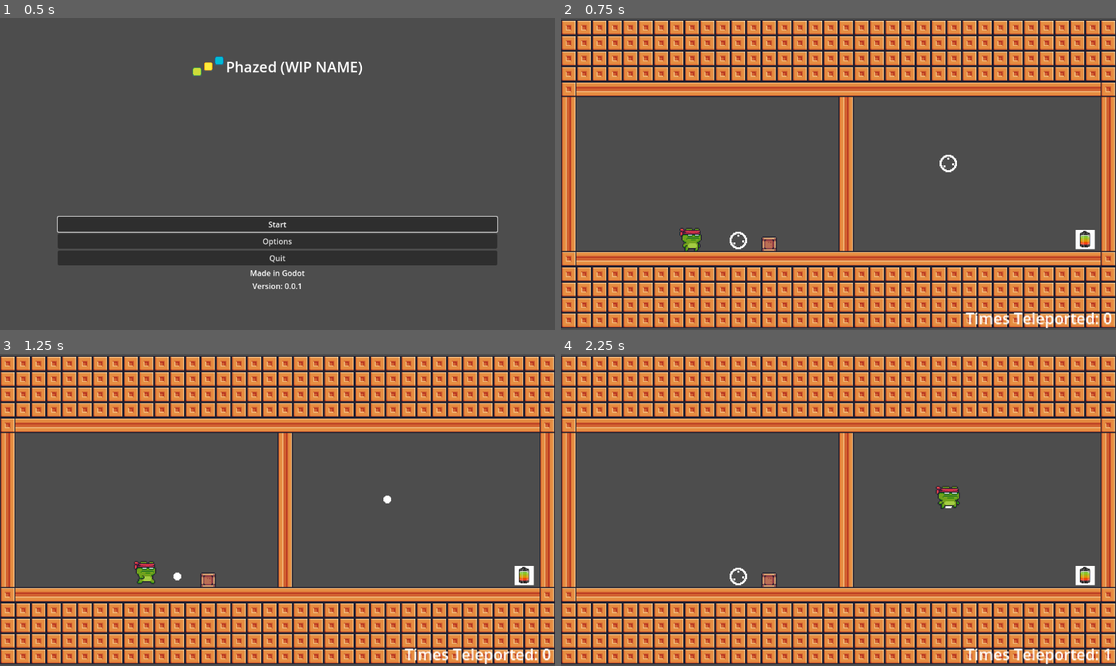
Above: before the commit, frames 1-4 (two rows, left to right).
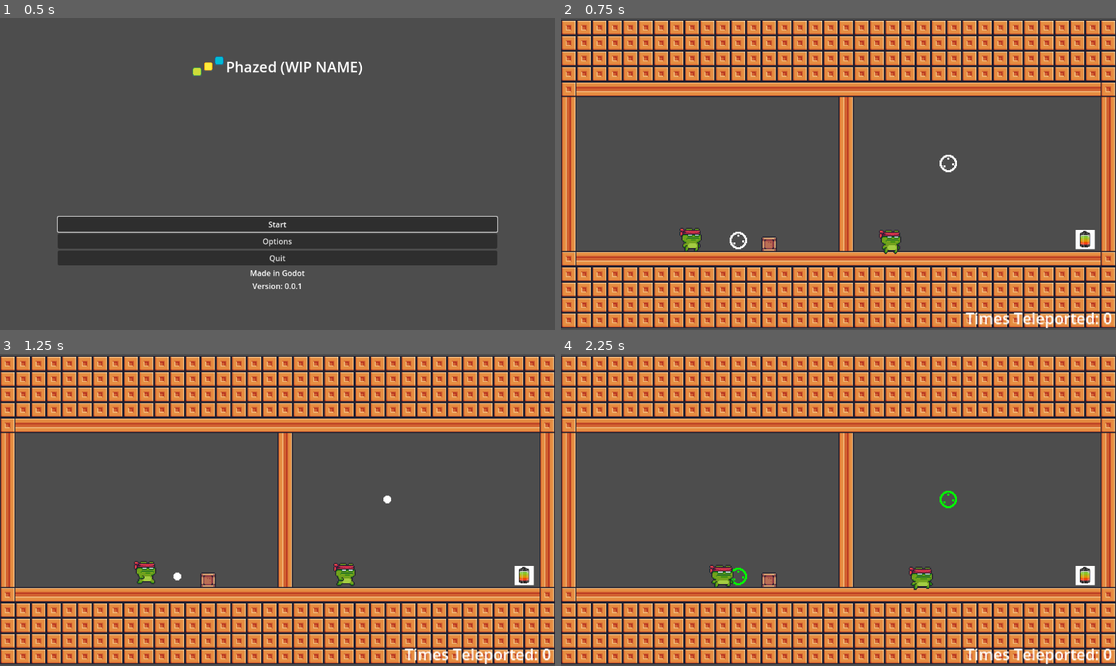
Above: after the commit, the same moments.

Repository: DoubleTrio/phazed
Game: Godot game, scene res://Scenes/Menu/main_menu.tscn
Same seed, same stepped clock (60 frames per second), same inputs: the game is played once before the commit and once after it.
Inputs (mouse positions are in pixels of both pictures, inside the frame that each line leads up to):
- Up to frame 1 (0.5 s): no input
- Up to frame 2 (0.75 s): click "Start" at 0.5 s
- Up to frame 3 (1.25 s): no input
- Up to frame 4 (2.25 s): move the mouse to (738, 575) at 1.27 s; hold Right (right) 1.28-2.03 s; click (738, 575) at 1.42 s; move the mouse to (949, 500) at 2.02 s; hold Down (down) from 2.03 s (still down); click (949, 500) at 2.17 s

Frame 1 is identical in both runs. In frame 2, 0.2% of the frame differs, in the area x 57-62%, y 67-76%; in frame 3, 0.2%; in frame 4, 0.9%, in the area x 26-100%, y 42-99%.

Commit message:
all 5 main event added, BeforeAction, Action, AfterAction, OnMapTurnStart, OnMapTurnEnd

Diff:
--- a/Scenes/Levels/level1.tscn
+++ b/Scenes/Levels/level1.tscn
@@ -265,39 +265,46 @@
 
 [node name="Level1" type="Node2D"]
 
-[node name="WorldScene" parent="." instance=ExtResource("1_b2xkf")]
+[node name="LevelScene" parent="." instance=ExtResource("1_b2xkf")]
 position = Vector2(-159, -31)
 game_stats = ExtResource("2_x7krn")
 on_map_turn_end_scripts = Array[ExtResource("3_o7t8h")]([ExtResource("4_r2rwj")])
 
-[node name="TeleportManager" parent="WorldScene" instance=ExtResource("5_bw0ui")]
+[node name="TeleportManager" parent="LevelScene" instance=ExtResource("5_bw0ui")]
 position = Vector2(159, 31)
 
-[node name="teleporter" parent="WorldScene/TeleportManager" instance=ExtResource("3_8ccsu")]
+[node name="teleporter" parent="LevelScene/TeleportManager" instance=ExtResource("3_8ccsu")]
 position = Vector2(-104, 69)
 
-[node name="teleporter2" parent="WorldScene/TeleportManager" instance=ExtResource("3_8ccsu")]
+[node name="teleporter2" parent="LevelScene/TeleportManager" instance=ExtResource("3_8ccsu")]
 position = Vector2(114, -11)
 
-[node name="TileMapLayer" type="TileMapLayer" parent="WorldScene"]
+[node name="TileMapLayer" type="TileMapLayer" parent="LevelScene"]
 position = Vector2(159, 31)
 tile_map_data = PackedByteArray("AADu/wUAAAAMAAkAAADv/wUAAAANAAgAAADw/wUAAAANAAgAAADx/wUAAAANAAgAAADy/wUAAAANAAgAAADz/w …(6160 unchanged characters)…
 tile_set = SubResource("TileSet_si7v6")
 
-[node name="Entities" type="Node2D" parent="WorldScene"]
+[node name="Entities" type="Node2D" parent="LevelScene"]
 position = Vector2(159, 31)
 
-[node name="Character" parent="WorldScene/Entities" instance=ExtResource("1_s7weo")]
+[node name="Character2" parent="LevelScene/Entities" instance=ExtResource("1_s7weo")]
+position = Vector2(54, 73)
+
+[node name="Character" parent="LevelScene/Entities" instance=ExtResource("1_s7weo")]
 position = Vector2(-153, 71)
 
-[node name="Temporary (Remove Later)" type="Node" parent="WorldScene"]
-
-[node name="Box" parent="WorldScene/Temporary (Remove Later)" instance=ExtResource("8_qr4iq")]
+[node name="Temporary (Remove Later)" type="Node" parent="LevelScene"]
+
+[node name="Box" parent="LevelScene/Temporary (Remove Later)" instance=ExtResource("8_qr4iq")]
 position = Vector2(-72, 73)
 
-[node name="Battery" parent="WorldScene/Temporary (Remove Later)" instance=ExtResource("5_olpbs")]
+[node name="Battery" parent="LevelScene/Temporary (Remove Later)" instance=ExtResource("5_olpbs")]
 position = Vector2(256, 68)
 scale = Vector2(0.02, 0.02)
+
+[node name="Camera2D" type="Camera2D" parent="LevelScene"]
+position = Vector2(159, 31)
+zoom = Vector2(2, 2)
 
 [node name="UI" type="Control" parent="."]
 layout_mode = 3
@@ -322,6 +329,3 @@
 grow_horizontal = 1
 grow_vertical = 1
 scale = Vector2(0.5, 0.5)
-
-[node name="Camera2D" type="Camera2D" parent="."]
-zoom = Vector2(2, 2)
--- a/Scripts/Entities/battery.gd
+++ b/Scripts/Entities/battery.gd
@@ -1,11 +1,9 @@
 extends Area2D
 
-@onready var character: Area2D = $"../Character"
-@onready var end_screen = $"../EndScreen"
-
+@export var end_screen: Control;
 
 func _on_area_entered(area: Area2D) -> void:
 	queue_free()
-	character.timer.paused = true
-	character.sprite.play("idle")
-	end_screen.visible = true
+	#character.timer.paused = true
+	#character.sprite.play("idle")
+	#end_screen.visible = true
--- a/Scripts/Entities/entity.gd
+++ b/Scripts/Entities/entity.gd
@@ -4,31 +4,41 @@
 
 @onready var active_effects: ActiveEffect = ActiveEffect.new()
 
+@export var on_before_action_scripts: Array[EntityEvent] = []
 @export var on_action_scripts: Array[EntityEvent] = []
-
-@export var before_map_turn_start_scripts: Array[EntityEvent] = []
+@export var on_after_action_scripts: Array[EntityEvent] = []
 @export var on_map_turn_start_scripts: Array[EntityEvent] = []
 @export var on_map_turn_end_scripts: Array[EntityEvent] = []
 
+signal finished_before_action()
 signal finished_action()
-signal finished_on_turn_end()
-signal finished_on_map_turn_end()
+signal finished_after_action()
+signal finished_map_turn_start()
+signal finished_map_turn_end()
 
 signal enter_detect_area(area: DetectAreaComponent)
 
 @onready var _components_dict = {}
 
+func _ready():
+	_init_components_dict()
+	_insert_into_priority()
 
-func _ready():
+func _init_components_dict():
 	for component in get_children():
-		_components_dict[component.name]  = component
+		_components_dict[component.name] = component
+
+func _insert_into_priority():
+	for priority_event: EntityEvent in on_before_action_scripts:
+		active_effects.on_before_action_queue.insert(priority_event.priority, priority_event)
+	for priority_event: EntityEvent in on_action_scripts:
+		active_effects.on_action_queue.insert(priority_event.priority, priority_event)
+	for priority_event: EntityEvent in on_after_action_scripts:
+		active_effects.on_after_action_queue.insert(priority_event.priority, priority_event)
 	for priority_event: EntityEvent in on_map_turn_start_scripts:
 		active_effects.on_map_turn_start_queue.insert(priority_event.priority, priority_event)
 	for priority_event: EntityEvent in on_map_turn_end_scripts:
 		active_effects.on_map_turn_end_queue.insert(priority_event.priority, priority_event)
-	for priority_event: EntityEvent in on_action_scripts:
-		active_effects.on_action_queue.insert(priority_event.priority, priority_event)
-
 
 #var is_invincible = false :
 	#set(value):
@@ -43,24 +53,37 @@
 func get_component(component: String):
 	return _components_dict[component]
 
-func before_action(level_scene: LevelScene):
-	print("before_action")
-	print("TODO: implement")
+func before_action(level_scene: LevelScene, level_context: LevelContext):
+	await get_tree().create_timer(0.001).timeout
+	var pq = active_effects.on_before_action_queue.merge_with(level_scene.active_effects.on_before_action_queue)
+	for script: EntityEvent in pq.get_queue():
+		await script.apply(level_scene, self, level_context)
 
-func action(level_scene: LevelScene):
-	var context: LevelContext = LevelContext.new()
-	for script: EntityEvent in active_effects.on_action_queue.get_queue():
-		await script.apply(level_scene, self, context)
+	finished_before_action.emit()
+
+
+func action(level_scene: LevelScene, level_context: LevelContext):
+	await get_tree().create_timer(0.001).timeout
+	var pq = active_effects.on_action_queue.merge_with(level_scene.active_effects.on_action_queue)
+	for script: EntityEvent in pq.get_queue():
+		await script.apply(level_scene, self, level_context)
 	finished_action.emit()
 
-func on_turn_end(level_scene: LevelScene):
-	var context: LevelContext = LevelContext.new()
-	for script: EntityEvent in active_effects.on_turn_end.get_queue():
-		await script.apply(level_scene, self, context)
-	finished_on_turn_end.emit()
+func after_action(level_scene: LevelScene, level_context: LevelContext):
+	await get_tree().create_timer(0.001).timeout
+	var pq = active_effects.on_after_action_end.merge_with(level_scene.active_effects.on_after_action_end)
+	for script: EntityEvent in pq.get_queue():
+		await script.apply(level_scene, self, level_context)
+	finished_after_action.emit()
 
-func on_map_turn_end(level_scene: LevelScene):
-	var context: LevelContext = LevelContext.new()
+func map_turn_start(level_scene: LevelScene, level_context: LevelContext):
+	await get_tree().create_timer(0.001).timeout
+	for script: EntityEvent in active_effects.on_map_turn_start_queue.get_queue():
+		await script.apply(level_scene, self, level_context)
+	finished_map_turn_start.emit()
+
+func map_turn_end(level_scene: LevelScene, level_context: LevelContext):
+	await get_tree().create_timer(0.001).timeout
 	for script: EntityEvent in active_effects.on_map_turn_end_queue.get_queue():
-		await script.apply(level_scene, self, context)
-	finished_on_map_turn_end.emit()
+		await script.apply(level_scene, self, level_context)
+	finished_map_turn_end.emit()
--- a/Scripts/Utils/priority_queue.gd
+++ b/Scripts/Utils/priority_queue.gd
@@ -378,40 +378,25 @@
 
 		# Put items of both queues into a new list
 		# Create new queue with those items and return that queue
-
-		var list = []
-		var own_queue = get_queue()
-		var other_queue = priority_queue.get_queue()
-
-		# Loop through own entries
-		var length_own = own_queue.size() - 1
-		var length_other = other_queue.size() - 1
-		var i = max(length_own, length_other)
-		while (i >= 0):
-
-			if (i < length_own):
-
-				if (own_queue[i] != null):
-
-					list.append(own_queue[i])
-
-			if (i < length_other):
-
-				if (other_queue[i] != null):
-
-					list.append(other_queue[i])
-
-			i -= 1
-
-		var queue = DS.PriorityQ.new(list, set_maintain_min)
+		#
+		#var list = []
+		#var own_queue = get_queue()
+		#var other_queue = priority_queue.get_queue()
+		#
+		#list += own_queue
+		#list += other_queue
+
+
+
+
+		var queue = DS.PriorityQ.new([], set_maintain_min)
+
+		for element in array:
+			if element != null:
+				queue.insert(element[0], element[1])
+
+		for element in priority_queue.array:
+			if element != null:
+				queue.insert(element[0], element[1])
 
 		return queue
-
-	#var test_queue: DS.PriorityQ  = DS.PriorityQ.new([]) as DS.PriorityQ
-	#test_queue.insert(1, "cheese")
-	#test_queue.insert(3, "pancake")
-	#test_queue.insert(2, "apple")
-	#var array = test_queue.get_queue()
-	#
-	#for element in array:
-		#print(element)
--- a/Scripts/active_effect.gd
+++ b/Scripts/active_effect.gd
@@ -1,6 +1,8 @@
 class_name ActiveEffect
 
+
+var on_before_action_queue: DS.PriorityQ = DS.PriorityQ.new([])
 var on_action_queue: DS.PriorityQ = DS.PriorityQ.new([])
+var on_after_action_end: DS.PriorityQ = DS.PriorityQ.new([])
 var on_map_turn_start_queue: DS.PriorityQ = DS.PriorityQ.new([])
 var on_map_turn_end_queue: DS.PriorityQ = DS.PriorityQ.new([])
-var on_action_end: DS.PriorityQ = DS.PriorityQ.new([])
--- a/Scripts/game_stats.tres
+++ b/Scripts/game_stats.tres
@@ -4,4 +4,4 @@
 
 [resource]
 script = ExtResource("1_in65t")
-total_times_teleported = 0
+total_times_teleported = 1
--- a/Scripts/level_scene.gd
+++ b/Scripts/level_scene.gd
@@ -12,8 +12,10 @@
 
 
 @export var game_stats: GameStats
-@export var before_map_turn_start_scripts: Array[EntityEvent] = []
-@export var on_turn_end_scripts: Array[EntityEvent] = []
+
+@export var on_before_action_scripts: Array[EntityEvent] = []
+@export var on_action_scripts: Array[EntityEvent] = []
+@export var on_after_action_scripts: Array[EntityEvent] = []
 @export var on_map_turn_start_scripts: Array[EntityEvent] = []
 @export var on_map_turn_end_scripts: Array[EntityEvent] = []
 
@@ -21,12 +23,17 @@
 
 var times_teleported = 0
 
-signal all_actions_finished()
-signal end_turn_actions_finished()
+signal before_actions_finished()
+signal actions_finished()
+signal after_actions_finished()
+
+signal start_map_turn_finished()
+signal end_map_turn_finished()
 
 var timer = Timer.new()
 
 func _ready() -> void:
+	_insert_into_priority()
 	LevelEvents.on_teleport.connect(_on_teleport)
 	add_child(timer)
 	timer.set_autostart(true)
@@ -35,9 +42,17 @@
 	timer.start()
 	for children: Entity in ent.get_children():
 		entities.append(children)
+
+
+func _insert_into_priority():
+	for priority_event: EntityEvent in on_before_action_scripts:
+		active_effects.on_before_action_queue.insert(priority_event.priority, priority_event)
+	for priority_event: EntityEvent in on_action_scripts:
+		active_effects.on_action_queue.insert(priority_event.priority, priority_event)
+	for priority_event: EntityEvent in on_after_action_scripts:
+		active_effects.on_after_action_queue.insert(priority_event.priority, priority_event)
 	for priority_event: EntityEvent in on_map_turn_start_scripts:
 		active_effects.on_map_turn_start_queue.insert(priority_event.priority, priority_event)
-		#
 	for priority_event: EntityEvent in on_map_turn_end_scripts:
 		active_effects.on_map_turn_end_queue.insert(priority_event.priority, priority_event)
 
@@ -48,44 +63,49 @@
 
 func tick():
 	timer.paused = true
+
 	var context: LevelContext = LevelContext.new()
+	await wait_all_map_starts(context)
+	await wait_all_before_actions(context)
 	await wait_all_actions(context)
-
-	# TODO Wait all events
+	await wait_all_after_actions(context)
+	await wait_all_map_ends(context)
+	timer.paused = false
 
 
+
+func wait_all_before_actions(context: LevelContext):
+	var sigs = entities.map((func(x: Entity): return x.finished_before_action))
+	for entity: Entity in entities:
+		entity.before_action(self, context)
+	await Signals.all(sigs)
+
+func wait_all_actions(context: LevelContext):
+	var sigs = entities.map((func(x: Entity): return x.finished_action))
+	for entity: Entity in entities:
+		entity.action(self, context)
+	await Signals.all(sigs)
+
+func wait_all_after_actions(context: LevelContext):
+	var sigs = entities.map((func(x: Entity): return x.finished_after_action))
+	for entity: Entity in entities:
+		entity.after_action(self, context)
+	await Signals.all(sigs)
+
+
+func wait_all_map_starts(context: LevelContext):
+	for script: EntityEvent in active_effects.on_map_turn_start_queue.get_queue():
+		await script.apply(self, null, context)
+	var sigs = entities.map((func(x: Entity): return x.finished_map_turn_start))
+	for entity: Entity in entities:
+		entity.map_turn_start(self, context)
+	await Signals.all(sigs)
+
+
+func wait_all_map_ends(context: LevelContext):
 	for script: EntityEvent in active_effects.on_map_turn_end_queue.get_queue():
 		await script.apply(self, null, context)
-	timer.paused = false
-
-func wait_all_actions(context: LevelContext):
-	var finished_action_count: int = 0
+	var sigs = entities.map((func(x: Entity): return x.finished_map_turn_end))
 	for entity: Entity in entities:
-		entity.action(self)
-		entity.finished_action.connect(
-			func():
-				finished_action_count += 1
-				if (finished_action_count == len(entities)):
-					all_actions_finished.emit()
-		)
-	await all_actions_finished
-
-func wait_all_map_turn_end(context: LevelContext):
-	var finished_action_count: int = 0
-	for entity: Entity in entities:
-		#entity.finished_on_map_turn_end(self)
-		entity.finished_action.connect(
-			func():
-				finished_action_count += 1
-				if (finished_action_count == len(entities)):
-					end_turn_actions_finished.emit()
-		)
-	await end_turn_actions_finished
-
-
-func on_turn_end():
-	pass
-func on_entity_turn_end():
-	pass
-func on_map_turn_end():
-	pass
+		entity.map_turn_end(self, context)
+	await Signals.all(sigs)
--- a/stats.gd
+++ /dev/null
@@ -1 +0,0 @@
-extends Node
Not shown, added: gdscript-signals/addons/signals/plugin.cfg
Not shown, added: gdscript-signals/addons/signals/signals.gd
Not shown, added: gdscript-signals/addons/signals/LICENSE
Not shown, added: gdscript-signals/addons/signals/README.md
